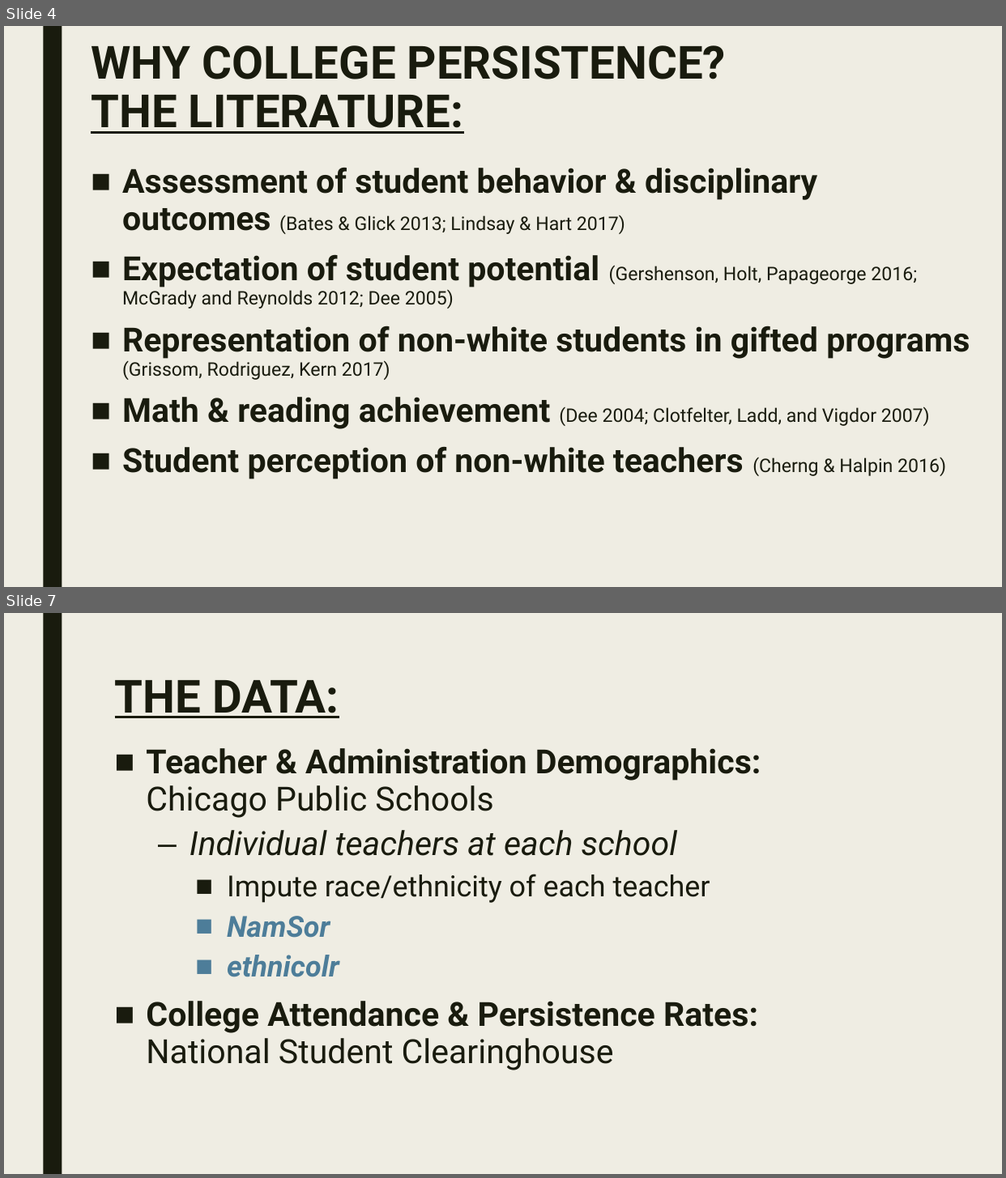
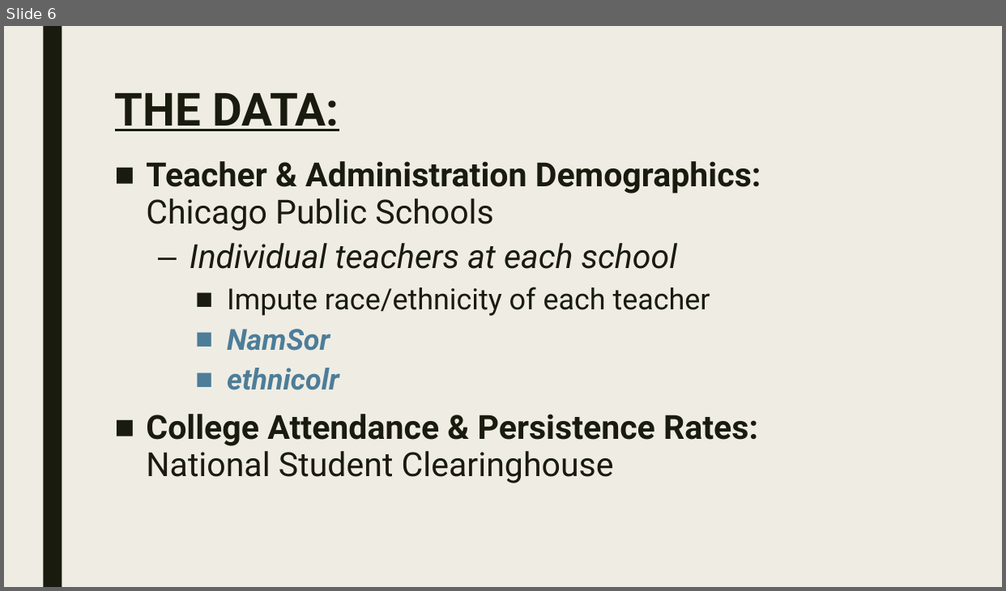
Before and after one commit to Sun-Kev/MACS30200proj, a slide deck: Proposal/proposal_slides.pptx. Shown one above the other, each under a label of ours: slides 4 and 7 before the commit, slide 6 after it; the slides between them are not shown. The pictures are 1006x1178 and 1006x591 pixels, drawn with LibreOffice and Linux fonts; fonts in the diff are those of the drawing. Boxes give left, top, right and bottom in pixels: in the first picture for what was removed or moved away, otherwise in the second. Text is boxed around its words. In the diff, an @@ line names an element or a change of style, - is before the commit and + after.

```diff
--- a/Proposal/proposal_slides.pptx
+++ b/Proposal/proposal_slides.pptx
@@ slide 4 removed at (4, 26, 1002, 587), background #EFEDE3; not listed: 1 template element that a slide beside it also shows @@
@@ title removed at (91, 45, 726, 134) @@
-WHY COLLEGE PERSISTENCE?
-THE LITERATURE:
@@ text removed at (122, 168, 970, 480) @@
-■ Assessment of student behavior & disciplinary outcomes (Bates & Glick 2013; Lindsay & Hart 2017)
-■ Expectation of student potential (Gershenson, Holt, Papageorge 2016; McGrady and Reynolds 2012; Dee 2005)
-■ Representation of non-white students in gifted programs (Grissom, Rodriguez, Kern 2017)
-■ Math & reading achievement (Dee 2004; Clotfelter, Ladd, and Vigdor 2007)
-■ Student perception of non-white teachers (Cherng & Halpin 2016)
@@ what was slide 7 is now slide 6 @@
```
Also in this commit, not shown: 5 slides changed, 2 slides added, 2 other slides removed.
